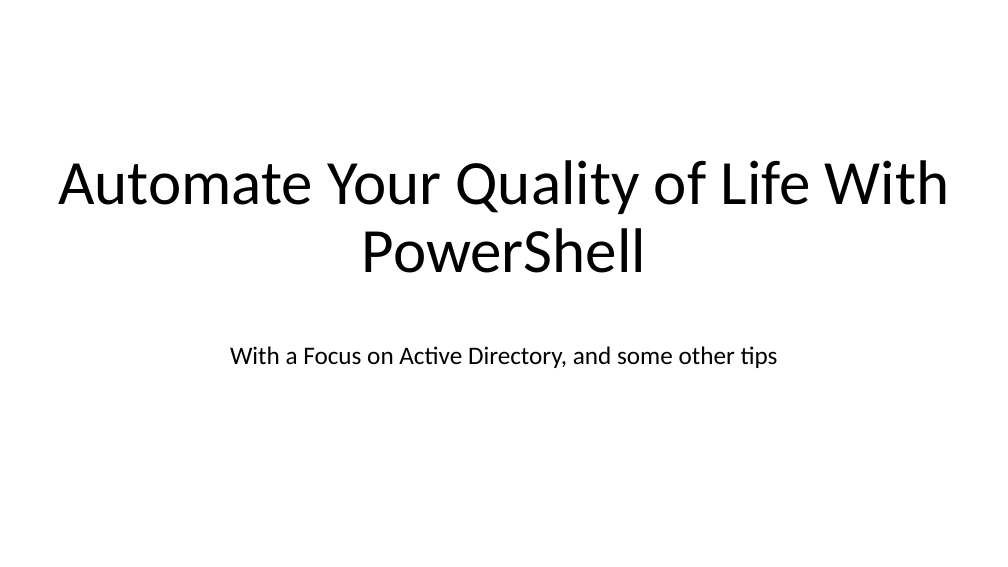
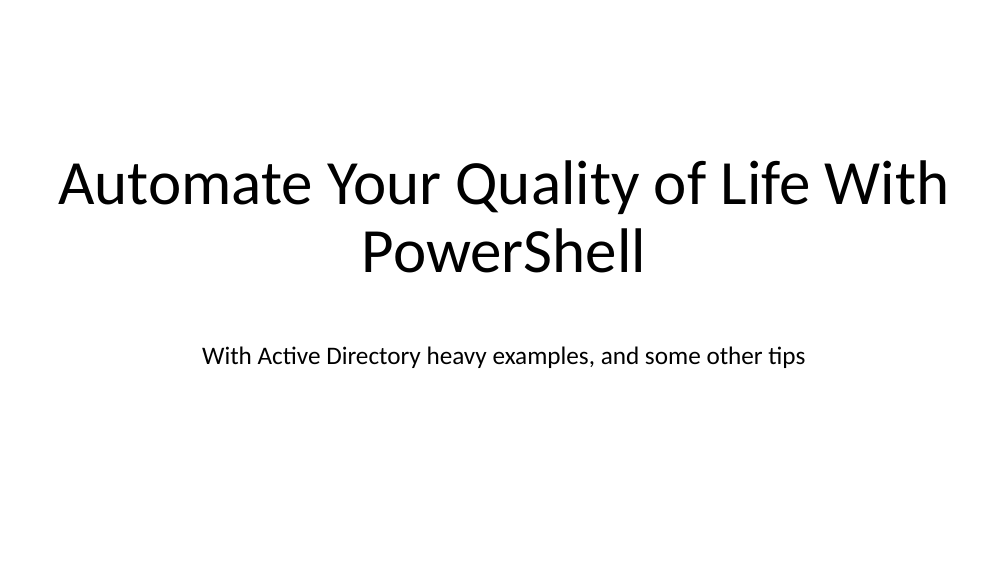
Before and after one commit to tk427/PS_LL, a slide deck: slide 1 of PowerShell_DogFood.pptx. Drawn at 1008x567 pixels with LibreOffice and Linux fonts; fonts in the diff are those of the drawing; background and template pictures are left out. Boxes give left, top, right and bottom in pixels: in the first picture for what was removed or moved away, otherwise in the second. Text is boxed around its words. In the diff, an @@ line names an element or a change of style, - is before the commit and + after.

```diff
--- a/PowerShell_DogFood.pptx
+++ b/PowerShell_DogFood.pptx
@@ subtitle at <box>202,346,805,368</box>: text changed @@
-With a Focus on Active Directory, and some other tips
+With Active Directory heavy examples, and some other tips
```
Also in this commit, not shown: 2 other slides changed.
